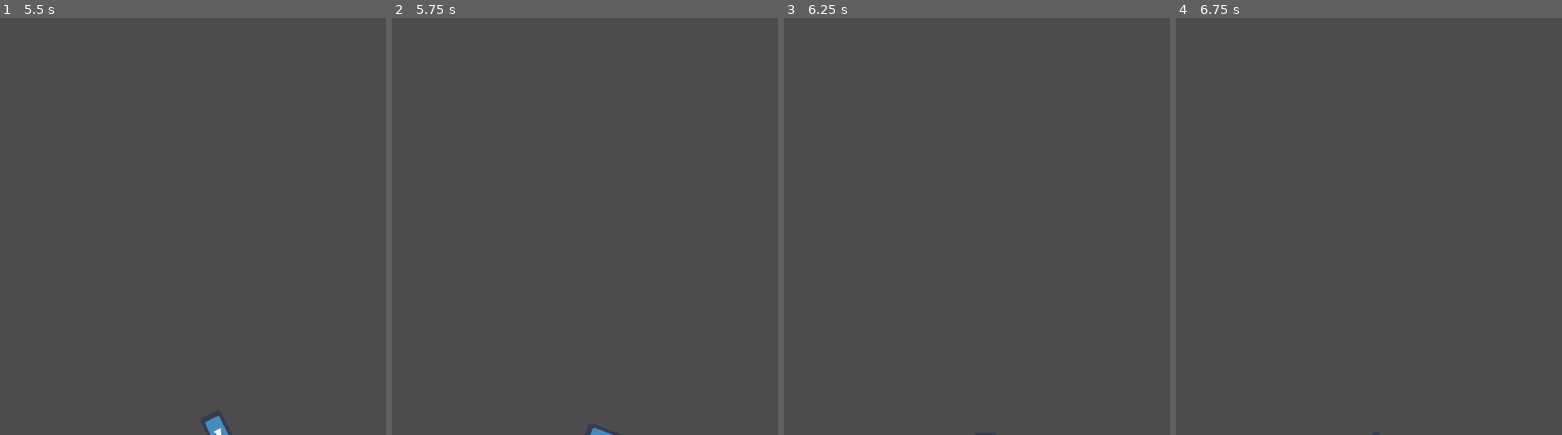
Above: before the commit, frames 1-4 (left to right).
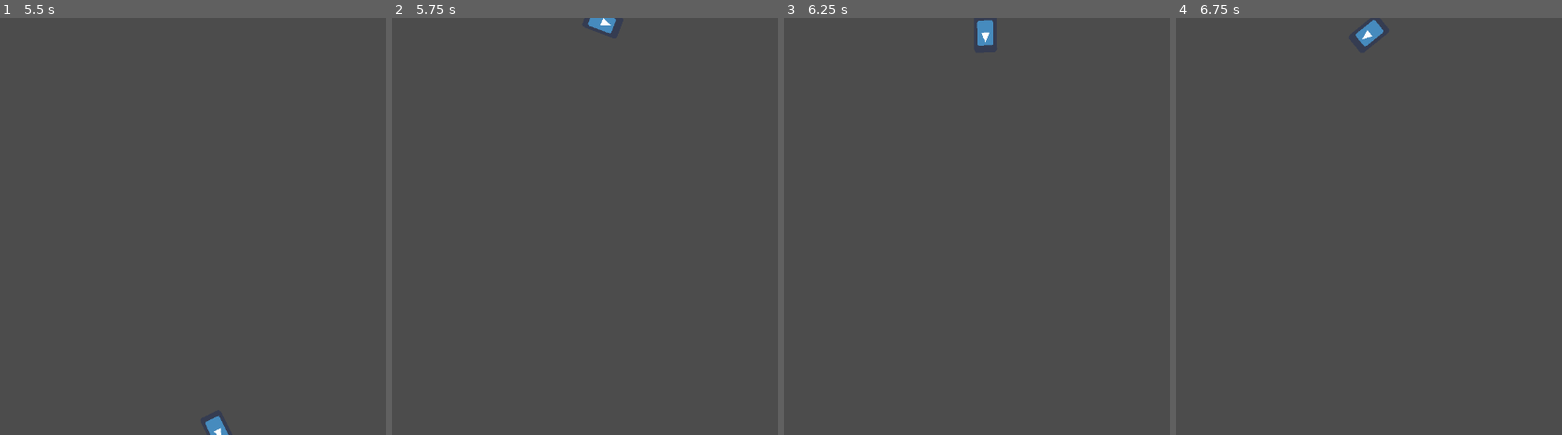
Above: after the commit, the same moments.

Repository: synvinkel/dashderoids
Game: Godot game, scene res://Main.tscn
The game is run twice, just before and just after one commit, with the same random seed, the same clock (stepped at 60 frames per second) and the same inputs. The project has no main scene, so this scene is started directly. The engine's default icon, where the game draws it, is replaced by a stand-in: a white triangle on a blue panel in a dark square.
Inputs:
- Up to frame 1 (5.5 s): tap Enter at 0.5 s; hold Right (turn_right) 0.53-1.28 s; hold Left (turn_left) 1.28-2.03 s; hold Right (turn_right) 2.03-2.78 s; hold Up (thrust) 2.78-3.53 s; hold Left (turn_left) from 3.53 s (still down)
- Up to frame 2 (5.75 s): keep holding Left (turn_left)
- Up to frame 3 (6.25 s): release Left (turn_left) at 5.78 s; hold Right (turn_right) from 5.78 s (still down)
- Up to frame 4 (6.75 s): tap Space at 6.5 s; release Right (turn_right) at 6.53 s; hold Up (thrust) from 6.53 s (still down)

Frame 1 is identical in both runs. In frame 2, 0.3% of the frame differs, in the area x 50-59%, y 0-100%; in frame 3, 0.3%; in frame 4, 0.3%, in the area x 46-54%, y 0-7%.

Commit message:
basic wrap around

Diff:
--- a/Skepp.gd
+++ b/Skepp.gd
@@ -34,6 +34,18 @@
     if Input.is_action_pressed("thrust"):
         apply_force(Vector2(speed, 0).rotated(rotation))
 
+func wrap_around():
+    var size : Vector2 = get_viewport().size
+    if position.x > size.x:
+        position.x = 0
+    if position.y > size.y:
+        position.y = 0
+    if position.x < 0:
+        position.x = size.x
+    if position.y < 0:
+        position.y = size.y
+
+
 func _physics_process(delta):
 
     get_input()
@@ -45,4 +57,6 @@
     velocity = velocity.clamped(max_speed)
     var collision_info = move_and_collide(velocity * delta)
 
+    wrap_around()
+
     acceleration *= 0
